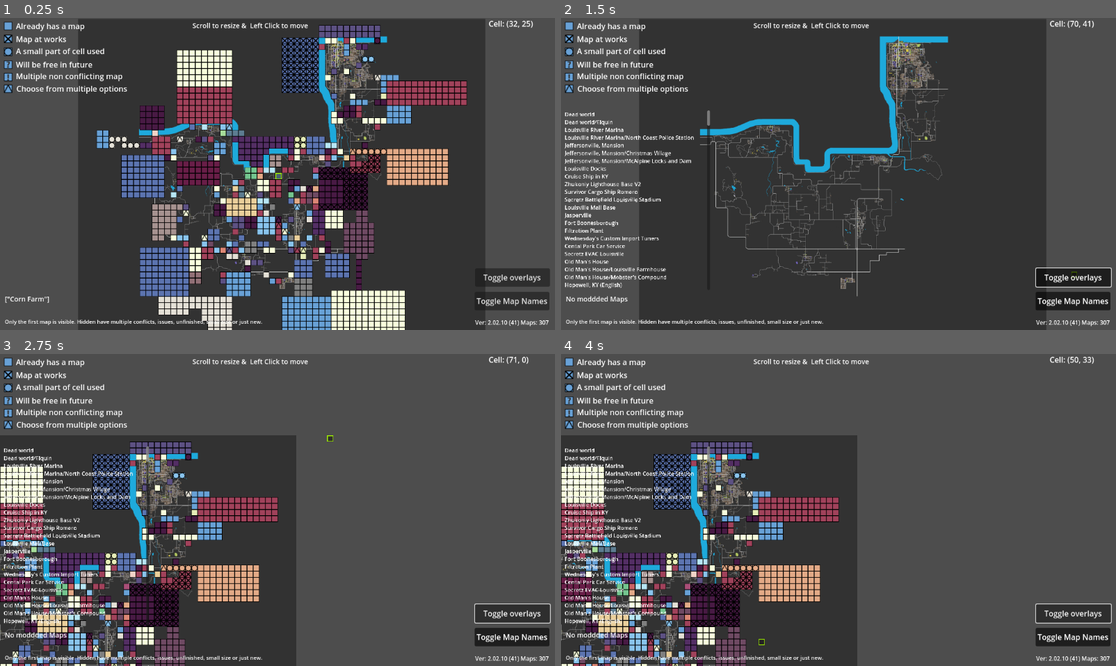
Above: before the commit, frames 1-4 (two rows, left to right).
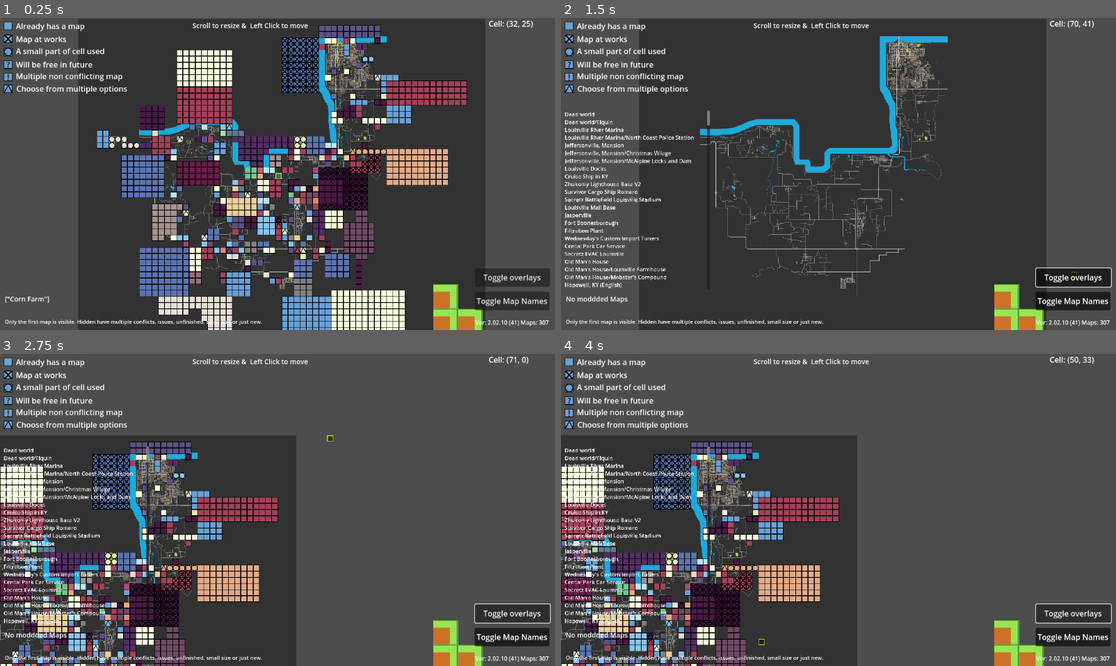
Above: after the commit, the same moments.

Repository: RakibRyan/IsThisCellTaken
Game: Godot game, scene res://scenes/zomboid41map.tscn
Same seed, same stepped clock (60 frames per second), same inputs: the game is played once before the commit and once after it.
Inputs (mouse positions are in pixels of both pictures, inside the frame that each line leads up to):
- Up to frame 1 (0.25 s): no input
- Up to frame 2 (1.5 s): click "Toggle Map Names" at 0.5 s; click "Toggle overlays" at 1.25 s
- Up to frame 3 (2.75 s): tap Enter at 2 s; drag from (521, 360) to (333, 441) at 2.02 s
- Up to frame 4 (4 s): tap Enter at 2.75, 3.5 s; drag from (638, 534) to (810, 572) at 2.77 s; move the mouse to (760, 641) at 3.52 s; hold D from 3.53 s (still down); tap F at 3.6 s; click (760, 641) at 3.67 s

The runs differ from the first frame. In frame 1, 5.2% of the frame differs, in the area x 0-87%, y 1-100%; in frame 2, 1.7%; in frame 3, 3.2%; in frame 4, 3.2%.

Commit message:
new tilemap

Diff:
--- a/project.godot
+++ b/project.godot
@@ -28,5 +28,6 @@
 
 [rendering]
 
+textures/canvas_textures/default_texture_filter=0
 renderer/rendering_method="gl_compatibility"
 renderer/rendering_method.mobile="gl_compatibility"
--- a/project_time_traker.json
+++ b/project_time_traker.json
@@ -1,10 +1,10 @@
 {
-  "2D": 206043.325998312,
+  "2D": 207236.116997963,
   "3D": 2555.00799894335,
   "AssetLib": 23568.4000000955,
   "Assets": 766.022000074388,
   "Docs": 341.064999818801,
-  "Editor": 485621.001997002,
+  "Editor": 486813.792996653,
   "Local Assets": 134.811999797821,
   "Orchestrator": 2.98900008201599,
   "PiForge AI": 533.490999698639,
--- a/scenes/zomboid41map.tscn
+++ b/scenes/zomboid41map.tscn
@@ -8859,55 +8859,339 @@
 texture = ExtResource("13_mi1qn")
 texture_region_size = Vector2i(64, 64)
 0:0/0 = 0
+0:0/0/terrain_set = 0
+0:0/0/terrain = 0
+0:0/0/terrains_peering_bit/right_side = 0
+0:0/0/terrains_peering_bit/bottom_right_corner = 0
+0:0/0/terrains_peering_bit/bottom_side = 0
 1:0/0 = 0
+1:0/0/terrain_set = 0
+1:0/0/terrain = 0
+1:0/0/terrains_peering_bit/right_side = 0
+1:0/0/terrains_peering_bit/bottom_right_corner = 0
+1:0/0/terrains_peering_bit/bottom_side = 0
+1:0/0/terrains_peering_bit/bottom_left_corner = 0
+1:0/0/terrains_peering_bit/left_side = 0
 2:0/0 = 0
+2:0/0/terrain_set = 0
+2:0/0/terrain = 0
+2:0/0/terrains_peering_bit/bottom_side = 0
+2:0/0/terrains_peering_bit/bottom_left_corner = 0
+2:0/0/terrains_peering_bit/left_side = 0
 3:0/0 = 0
+3:0/0/terrain_set = 0
+3:0/0/terrain = 0
+3:0/0/terrains_peering_bit/bottom_side = 0
 4:0/0 = 0
+4:0/0/terrain_set = 0
+4:0/0/terrain = 0
+4:0/0/terrains_peering_bit/right_side = 0
+4:0/0/terrains_peering_bit/bottom_side = 0
+4:0/0/terrains_peering_bit/bottom_left_corner = 0
+4:0/0/terrains_peering_bit/left_side = 0
+4:0/0/terrains_peering_bit/top_left_corner = 0
+4:0/0/terrains_peering_bit/top_side = 0
+4:0/0/terrains_peering_bit/top_right_corner = 0
 5:0/0 = 0
+5:0/0/terrain_set = 0
+5:0/0/terrain = 0
+5:0/0/terrains_peering_bit/right_side = 0
+5:0/0/terrains_peering_bit/bottom_right_corner = 0
+5:0/0/terrains_peering_bit/bottom_side = 0
+5:0/0/terrains_peering_bit/left_side = 0
+5:0/0/terrains_peering_bit/top_left_corner = 0
+5:0/0/terrains_peering_bit/top_side = 0
+5:0/0/terrains_peering_bit/top_right_corner = 0
 6:0/0 = 0
+6:0/0/terrain_set = 0
+6:0/0/terrain = 0
+6:0/0/terrains_peering_bit/right_side = 0
+6:0/0/terrains_peering_bit/bottom_right_corner = 0
+6:0/0/terrains_peering_bit/bottom_side = 0
+6:0/0/terrains_peering_bit/bottom_left_corner = 0
+6:0/0/terrains_peering_bit/left_side = 0
+6:0/0/terrains_peering_bit/top_side = 0
 0:1/0 = 0
+0:1/0/terrain_set = 0
+0:1/0/terrain = 0
+0:1/0/terrains_peering_bit/right_side = 0
+0:1/0/terrains_peering_bit/bottom_right_corner = 0
+0:1/0/terrains_peering_bit/bottom_side = 0
+0:1/0/terrains_peering_bit/top_side = 0
+0:1/0/terrains_peering_bit/top_right_corner = 0
 1:1/0 = 0
+1:1/0/terrain_set = 0
+1:1/0/terrain = 0
+1:1/0/terrains_peering_bit/right_side = 0
+1:1/0/terrains_peering_bit/bottom_right_corner = 0
+1:1/0/terrains_peering_bit/bottom_side = 0
+1:1/0/terrains_peering_bit/bottom_left_corner = 0
+1:1/0/terrains_peering_bit/left_side = 0
+1:1/0/terrains_peering_bit/top_left_corner = 0
+1:1/0/terrains_peering_bit/top_side = 0
+1:1/0/terrains_peering_bit/top_right_corner = 0
 2:1/0 = 0
+2:1/0/terrain_set = 0
+2:1/0/terrain = 0
+2:1/0/terrains_peering_bit/bottom_side = 0
+2:1/0/terrains_peering_bit/bottom_left_corner = 0
+2:1/0/terrains_peering_bit/left_side = 0
+2:1/0/terrains_peering_bit/top_left_corner = 0
+2:1/0/terrains_peering_bit/top_side = 0
 3:1/0 = 0
+3:1/0/terrain_set = 0
+3:1/0/terrain = 0
+3:1/0/terrains_peering_bit/bottom_side = 0
+3:1/0/terrains_peering_bit/top_side = 0
 4:1/0 = 0
+4:1/0/terrain_set = 0
+4:1/0/terrain = 0
+4:1/0/terrains_peering_bit/right_side = 0
+4:1/0/terrains_peering_bit/bottom_right_corner = 0
+4:1/0/terrains_peering_bit/bottom_side = 0
+4:1/0/terrains_peering_bit/bottom_left_corner = 0
+4:1/0/terrains_peering_bit/left_side = 0
+4:1/0/terrains_peering_bit/top_left_corner = 0
+4:1/0/terrains_peering_bit/top_side = 0
 5:1/0 = 0
+5:1/0/terrain_set = 0
+5:1/0/terrain = 0
+5:1/0/terrains_peering_bit/right_side = 0
+5:1/0/terrains_peering_bit/bottom_right_corner = 0
+5:1/0/terrains_peering_bit/bottom_side = 0
+5:1/0/terrains_peering_bit/bottom_left_corner = 0
+5:1/0/terrains_peering_bit/left_side = 0
+5:1/0/terrains_peering_bit/top_side = 0
+5:1/0/terrains_peering_bit/top_right_corner = 0
 6:1/0 = 0
+6:1/0/terrain_set = 0
+6:1/0/terrain = 0
+6:1/0/terrains_peering_bit/right_side = 0
+6:1/0/terrains_peering_bit/bottom_right_corner = 0
+6:1/0/terrains_peering_bit/bottom_side = 0
+6:1/0/terrains_peering_bit/left_side = 0
+6:1/0/terrains_peering_bit/top_side = 0
+6:1/0/terrains_peering_bit/top_right_corner = 0
 0:2/0 = 0
+0:2/0/terrain_set = 0
+0:2/0/terrain = 0
+0:2/0/terrains_peering_bit/right_side = 0
+0:2/0/terrains_peering_bit/top_side = 0
+0:2/0/terrains_peering_bit/top_right_corner = 0
 1:2/0 = 0
+1:2/0/terrain_set = 0
+1:2/0/terrain = 0
+1:2/0/terrains_peering_bit/right_side = 0
+1:2/0/terrains_peering_bit/left_side = 0
+1:2/0/terrains_peering_bit/top_left_corner = 0
+1:2/0/terrains_peering_bit/top_side = 0
+1:2/0/terrains_peering_bit/top_right_corner = 0
 2:2/0 = 0
+2:2/0/terrain_set = 0
+2:2/0/terrain = 0
+2:2/0/terrains_peering_bit/left_side = 0
+2:2/0/terrains_peering_bit/top_left_corner = 0
+2:2/0/terrains_peering_bit/top_side = 0
 3:2/0 = 0
+3:2/0/terrain_set = 0
+3:2/0/terrain = 0
+3:2/0/terrains_peering_bit/top_side = 0
 4:2/0 = 0
+4:2/0/terrain_set = 0
+4:2/0/terrain = 0
+4:2/0/terrains_peering_bit/right_side = 0
+4:2/0/terrains_peering_bit/bottom_side = 0
+4:2/0/terrains_peering_bit/bottom_left_corner = 0
+4:2/0/terrains_peering_bit/left_side = 0
+4:2/0/terrains_peering_bit/top_side = 0
 5:2/0 = 0
+5:2/0/terrain_set = 0
+5:2/0/terrain = 0
+5:2/0/terrains_peering_bit/right_side = 0
+5:2/0/terrains_peering_bit/bottom_side = 0
+5:2/0/terrains_peering_bit/left_side = 0
+5:2/0/terrains_peering_bit/top_side = 0
+5:2/0/terrains_peering_bit/top_right_corner = 0
 6:2/0 = 0
+6:2/0/terrain_set = 0
+6:2/0/terrain = 0
+6:2/0/terrains_peering_bit/right_side = 0
+6:2/0/terrains_peering_bit/bottom_side = 0
+6:2/0/terrains_peering_bit/bottom_left_corner = 0
+6:2/0/terrains_peering_bit/left_side = 0
+6:2/0/terrains_peering_bit/top_left_corner = 0
+6:2/0/terrains_peering_bit/top_side = 0
 0:3/0 = 0
+0:3/0/terrain_set = 0
+0:3/0/terrain = 0
+0:3/0/terrains_peering_bit/right_side = 0
 1:3/0 = 0
+1:3/0/terrain_set = 0
+1:3/0/terrain = 0
+1:3/0/terrains_peering_bit/right_side = 0
+1:3/0/terrains_peering_bit/left_side = 0
 2:3/0 = 0
+2:3/0/terrain_set = 0
+2:3/0/terrain = 0
+2:3/0/terrains_peering_bit/left_side = 0
 3:3/0 = 0
+3:3/0/terrain_set = 0
+3:3/0/terrain = 0
 4:3/0 = 0
+4:3/0/terrain_set = 0
+4:3/0/terrain = 0
+4:3/0/terrains_peering_bit/right_side = 0
+4:3/0/terrains_peering_bit/bottom_side = 0
+4:3/0/terrains_peering_bit/left_side = 0
+4:3/0/terrains_peering_bit/top_left_corner = 0
+4:3/0/terrains_peering_bit/top_side = 0
 5:3/0 = 0
+5:3/0/terrain_set = 0
+5:3/0/terrain = 0
+5:3/0/terrains_peering_bit/right_side = 0
+5:3/0/terrains_peering_bit/bottom_side = 0
+5:3/0/terrains_peering_bit/left_side = 0
+5:3/0/terrains_peering_bit/top_side = 0
 6:3/0 = 0
+6:3/0/terrain_set = 0
+6:3/0/terrain = 0
+6:3/0/terrains_peering_bit/right_side = 0
+6:3/0/terrains_peering_bit/bottom_side = 0
+6:3/0/terrains_peering_bit/left_side = 0
+6:3/0/terrains_peering_bit/top_left_corner = 0
+6:3/0/terrains_peering_bit/top_side = 0
+6:3/0/terrains_peering_bit/top_right_corner = 0
 0:4/0 = 0
+0:4/0/terrain_set = 0
+0:4/0/terrain = 0
+0:4/0/terrains_peering_bit/right_side = 0
+0:4/0/terrains_peering_bit/bottom_side = 0
+0:4/0/terrains_peering_bit/top_side = 0
+0:4/0/terrains_peering_bit/top_right_corner = 0
 1:4/0 = 0
+1:4/0/terrain_set = 0
+1:4/0/terrain = 0
+1:4/0/terrains_peering_bit/bottom_side = 0
+1:4/0/terrains_peering_bit/left_side = 0
+1:4/0/terrains_peering_bit/top_left_corner = 0
+1:4/0/terrains_peering_bit/top_side = 0
 2:4/0 = 0
+2:4/0/terrain_set = 0
+2:4/0/terrain = 0
+2:4/0/terrains_peering_bit/right_side = 0
+2:4/0/terrains_peering_bit/bottom_side = 0
+2:4/0/terrains_peering_bit/bottom_left_corner = 0
+2:4/0/terrains_peering_bit/left_side = 0
 3:4/0 = 0
+3:4/0/terrain_set = 0
+3:4/0/terrain = 0
+3:4/0/terrains_peering_bit/right_side = 0
+3:4/0/terrains_peering_bit/bottom_right_corner = 0
+3:4/0/terrains_peering_bit/bottom_side = 0
+3:4/0/terrains_peering_bit/left_side = 0
 4:4/0 = 0
+4:4/0/terrain_set = 0
+4:4/0/terrain = 0
+4:4/0/terrains_peering_bit/right_side = 0
+4:4/0/terrains_peering_bit/bottom_side = 0
 5:4/0 = 0
+5:4/0/terrain_set = 0
+5:4/0/terrain = 0
+5:4/0/terrains_peering_bit/right_side = 0
+5:4/0/terrains_peering_bit/bottom_side = 0
+5:4/0/terrains_peering_bit/left_side = 0
 6:4/0 = 0
+6:4/0/terrain_set = 0
+6:4/0/terrain = 0
+6:4/0/terrains_peering_bit/bottom_side = 0
+6:4/0/terrains_peering_bit/left_side = 0
 0:5/0 = 0
+0:5/0/terrain_set = 0
+0:5/0/terrain = 0
+0:5/0/terrains_peering_bit/right_side = 0
+0:5/0/terrains_peering_bit/bottom_right_corner = 0
+0:5/0/terrains_peering_bit/bottom_side = 0
+0:5/0/terrains_peering_bit/top_side = 0
 1:5/0 = 0
+1:5/0/terrain_set = 0
+1:5/0/terrain = 0
+1:5/0/terrains_peering_bit/bottom_side = 0
+1:5/0/terrains_peering_bit/bottom_left_corner = 0
+1:5/0/terrains_peering_bit/left_side = 0
+1:5/0/terrains_peering_bit/top_side = 0
 2:5/0 = 0
+2:5/0/terrain_set = 0
+2:5/0/terrain = 0
+2:5/0/terrains_peering_bit/right_side = 0
+2:5/0/terrains_peering_bit/left_side = 0
+2:5/0/terrains_peering_bit/top_left_corner = 0
+2:5/0/terrains_peering_bit/top_side = 0
 3:5/0 = 0
+3:5/0/terrain_set = 0
+3:5/0/terrain = 0
+3:5/0/terrains_peering_bit/right_side = 0
+3:5/0/terrains_peering_bit/left_side = 0
+3:5/0/terrains_peering_bit/top_side = 0
+3:5/0/terrains_peering_bit/top_right_corner = 0
 4:5/0 = 0
+4:5/0/terrain_set = 0
+4:5/0/terrain = 0
+4:5/0/terrains_peering_bit/right_side = 0
+4:5/0/terrains_peering_bit/bottom_side = 0
+4:5/0/terrains_peering_bit/top_side = 0
 5:5/0 = 0
+5:5/0/terrain_set = 0
+5:5/0/terrain = 0
+5:5/0/terrains_peering_bit/right_side = 0
+5:5/0/terrains_peering_bit/bottom_side = 0
+5:5/0/terrains_peering_bit/left_side = 0
+5:5/0/terrains_peering_bit/top_side = 0
 6:5/0 = 0
+6:5/0/terrain_set = 0
+6:5/0/terrain = 0
+6:5/0/terrains_peering_bit/bottom_side = 0
+6:5/0/terrains_peering_bit/left_side = 0
+6:5/0/terrains_peering_bit/top_side = 0
 2:6/0 = 0
+2:6/0/terrain_set = 0
+2:6/0/terrain = 0
+2:6/0/terrains_peering_bit/right_side = 0
+2:6/0/terrains_peering_bit/bottom_right_corner = 0
+2:6/0/terrains_peering_bit/bottom_side = 0
+2:6/0/terrains_peering_bit/left_side = 0
+2:6/0/terrains_peering_bit/top_left_corner = 0
+2:6/0/terrains_peering_bit/top_side = 0
 3:6/0 = 0
+3:6/0/terrain_set = 0
+3:6/0/terrain = 0
+3:6/0/terrains_peering_bit/right_side = 0
+3:6/0/terrains_peering_bit/bottom_side = 0
+3:6/0/terrains_peering_bit/bottom_left_corner = 0
+3:6/0/terrains_peering_bit/left_side = 0
+3:6/0/terrains_peering_bit/top_side = 0
+3:6/0/terrains_peering_bit/top_right_corner = 0
 4:6/0 = 0
+4:6/0/terrain_set = 0
+4:6/0/terrain = 0
+4:6/0/terrains_peering_bit/right_side = 0
+4:6/0/terrains_peering_bit/top_side = 0
 5:6/0 = 0
+5:6/0/terrain_set = 0
+5:6/0/terrain = 0
+5:6/0/terrains_peering_bit/right_side = 0
+5:6/0/terrains_peering_bit/left_side = 0
+5:6/0/terrains_peering_bit/top_side = 0
 6:6/0 = 0
+6:6/0/terrain_set = 0
+6:6/0/terrain = 0
+6:6/0/terrains_peering_bit/left_side = 0
+6:6/0/terrains_peering_bit/top_side = 0
 
 [sub_resource type="TileSet" id="TileSet_jdbja"]
 tile_size = Vector2i(64, 64)
+terrain_set_0/mode = 0
+terrain_set_0/terrain_0/name = "Terrain 0"
+terrain_set_0/terrain_0/color = Color(0.274554, 0.169478, 0.986746, 1)
 sources/0 = SubResource("TileSetAtlasSource_73chc")
 
 [node name="world_map" type="TileMap"]
@@ -11097,9 +11381,6 @@
 scroll_active = false
 script = ExtResource("13_nutuq")
 
-[node name="TileMapLayer" type="TileMapLayer" parent="Camera2D/version no ui/version no"]
-tile_set = SubResource("TileSet_jdbja")
-
 [node name="Map_tip_ui" type="CanvasLayer" parent="Camera2D"]
 
 [node name="Map tip" type="RichTextLabel" parent="Camera2D/Map_tip_ui"]
@@ -11114,6 +11395,11 @@
 theme_override_font_sizes/normal_font_size = 11
 script = ExtResource("14_1hpyh")
 
+[node name="TileMapLayer" type="TileMapLayer" parent="Camera2D"]
+position = Vector2(467, 222)
+tile_map_data = PackedByteArray(0, 0, 255, 255, 1, 0, 0, 0, 2, 0, 0, 0, 0, 0, 255, 255, 2, 0, 0, 0, 2, 0, 0, 0, 0, 0, 0, 0, 2, 0, 0, 0, 2, 0, 0, 0, 0, 0)
+tile_set = SubResource("TileSet_jdbja")
+
 [connection signal="mouse_entered" from="Camera2D/map ui/map names" to="Camera2D" method="_on_rich_text_label_mouse_entered"]
 [connection signal="mouse_exited" from="Camera2D/map ui/map names" to="Camera2D" method="_on_rich_text_label_mouse_exited"]
 [connection signal="toggled" from="Camera2D/Toggle map names ui/toggle map names" to="Camera2D/map ui/map names" method="_on_button_toggled"]
